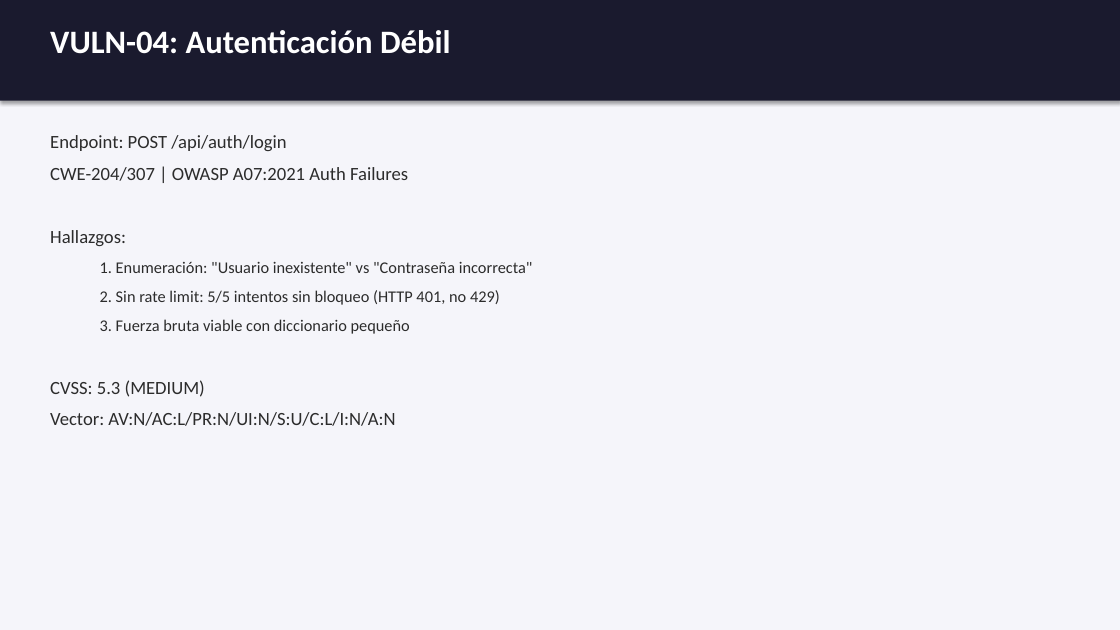
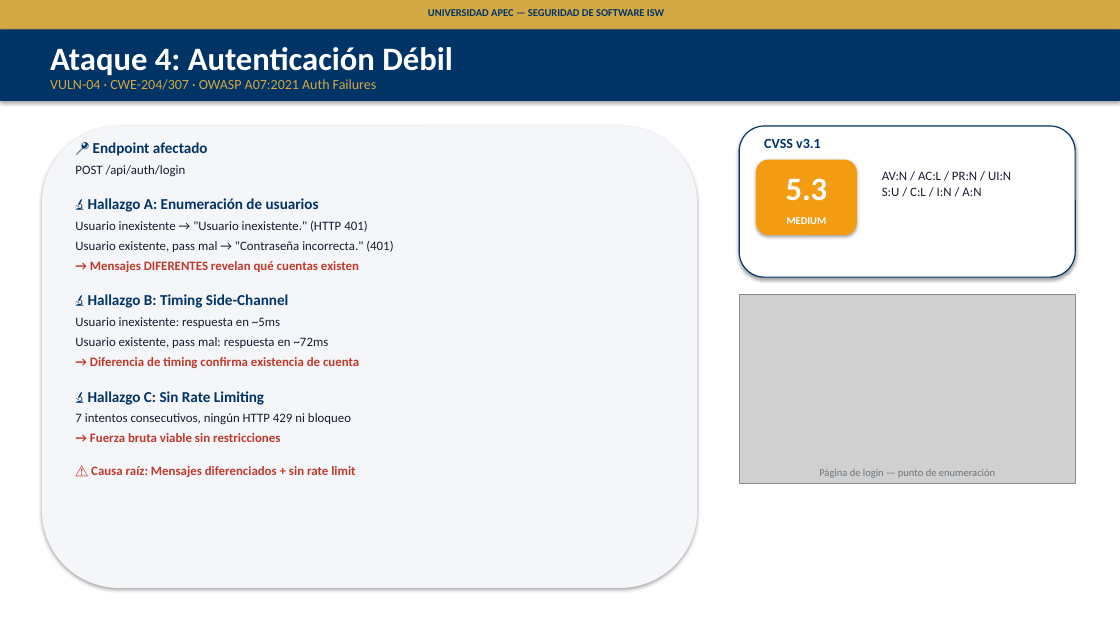
Before and after one commit to RainieryPeniaJrg/unapec-isw-mini-shop-security-lab, a slide deck: slide 12 of docs/fase1/presentacion-fase1-minishop.pptx (slide 10 before the commit). Drawn at 1120x630 pixels with LibreOffice and Linux fonts; fonts in the diff are those of the drawing; grey boxes stand for pictures. Boxes give left, top, right and bottom in pixels: in the first picture for what was removed or moved away, otherwise in the second. Text is boxed around its words. In the diff, an @@ line names an element or a change of style, - is before the commit and + after.

```diff
--- a/docs/fase1/presentacion-fase1-minishop.pptx
+++ b/docs/fase1/presentacion-fase1-minishop.pptx
@@ background #F5F5FA to #FFFFFF @@
@@ rectangle: place and size @@
-rectangle at [0, 0, 1120, 101]
+rectangle at [0, 29, 1120, 101]
@@ rectangle at [0, 29, 1120, 101]: fill #1A1A2E to #003366 @@
@@ rectangle added at [0, 0, 1120, 29], fill #D4A843 @@
@@ text added at [428, 9, 664, 16], 9 pt, text #003366, bold @@
+UNIVERSIDAD APEC — SEGURIDAD DE SOFTWARE ISW
@@ text at [50, 47, 453, 75]: text changed @@
-VULN-04: Autenticación Débil
+Ataque 4: Autenticación Débil
@@ text added at [50, 79, 377, 90], 12 pt, text #D4A843 @@
+VULN-04 · CWE-204/307 · OWASP A07:2021 Auth Failures
@@ rounded rectangle added at [42, 126, 697, 588], fill #F4F6F9 @@
@@ text removed at [50, 135, 533, 426] @@
-Endpoint: POST /api/auth/login
-CWE-204/307 | OWASP A07:2021 Auth Failures
-Hallazgos:
-  1. Enumeración: "Usuario inexistente" vs "Contraseña incorrecta"
-  2. Sin rate limit: 5/5 intentos sin bloqueo (HTTP 401, no 429)
-  3. Fuerza bruta viable con diccionario pequeño
-CVSS: 5.3 (MEDIUM)
-Vector: AV:N/AC:L/PR:N/UI:N/S:U/C:L/I:N/A:N
@@ text added at [75, 142, 393, 477], 11 pt, text #1A1A2E, bold @@
+📍 Endpoint afectado
+POST /api/auth/login
+🔬 Hallazgo A: Enumeración de usuarios
+Usuario inexistente → "Usuario inexistente." (HTTP 401)
+Usuario existente, pass mal → "Contraseña incorrecta." (401)
+→ Mensajes DIFERENTES revelan qué cuentas existen
+🔬 Hallazgo B: Timing Side-Channel
+Usuario inexistente: respuesta en ~5ms
+Usuario existente, pass mal: respuesta en ~72ms
+→ Diferencia de timing confirma existencia de cuenta
+🔬 Hallazgo C: Sin Rate Limiting
+7 intentos consecutivos, ningún HTTP 429 ni bloqueo
+→ Fuerza bruta viable sin restricciones
+⚠️ Causa raíz: Mensajes diferenciados + sin rate limit
@@ rounded rectangle added at [739, 126, 1075, 277], fill #FFFFFF, outline #003366 1 pt @@
@@ text added at [764, 138, 821, 148], 12 pt, text #003366, bold @@
+CVSS v3.1
@@ rounded rectangle added at [756, 160, 857, 235], fill #F39C12 @@
@@ text added at [786, 178, 828, 201], 28 pt, text #FFFFFF, bold @@
+5.3
@@ text added at [882, 171, 1011, 196], 11 pt, text #1A1A2E @@
+AV:N / AC:L / PR:N / UI:N
+S:U / C:L / I:N / A:N
@@ text added at [787, 217, 827, 224], 9 pt, text #FFFFFF, bold @@
+MEDIUM
@@ picture added at [739, 294, 1075, 483] @@
@@ text added at [819, 469, 995, 478], 9 pt, text #6C757D @@
+Página de login — punto de enumeración
```
Also in this commit, not shown: 8 other slides changed, 10 slides added, 5 slides removed, 1 other file.
